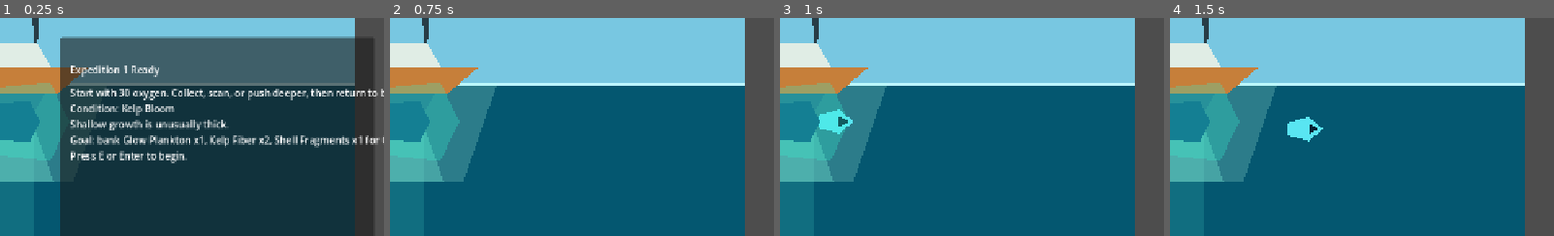
Above: before the commit, frames 1-4 (left to right).
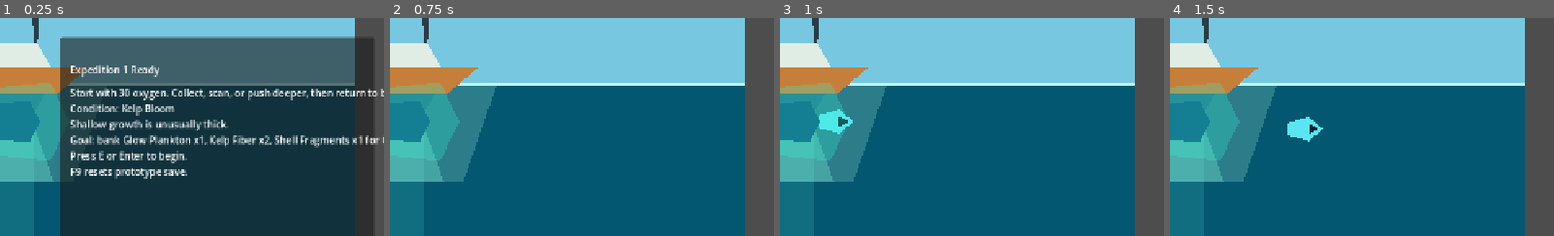
Above: after the commit, the same moments.

Repository: joeypshell/OceanGame
Game: Godot game, scene res://scenes/Main.tscn
The game is run twice, just before and just after one commit, with the same random seed, the same clock (stepped at 60 frames per second) and the same inputs.
Inputs:
- Up to frame 1 (0.25 s): no input
- Up to frame 2 (0.75 s): tap E (interact) at 0.5 s; hold D (move_right) from 0.53 s (still down); tap F (scan) at 0.6 s
- Up to frame 3 (1 s): keep holding D (move_right)
- Up to frame 4 (1.5 s): release D (move_right) at 1.28 s; hold S (move_down) from 1.28 s (still down); tap E (interact) at 1.35 s
The pictures show only the part of the screen within x 49-99%, y 0-50%; the shares and areas given below are measured in that part.

The runs differ from the first frame. In frame 1, 0.8% of the frame differs, in the area x 18-49%, y 68-74%; in frame 2, nothing differs; in frame 3, nothing differs; in frame 4, nothing differs.

Commit message:
Resolve #123 add prototype save reset

Diff:
--- a/scripts/main.gd
+++ b/scripts/main.gd
@@ -158,6 +158,8 @@
 func _unhandled_input(_event: InputEvent) -> void:
 	if _event is InputEventKey and _event.pressed and not _event.echo and _event.keycode == KEY_F3:
 		_toggle_debug_telemetry()
+	elif _event is InputEventKey and _event.pressed and not _event.echo and _event.keycode == KEY_F9:
+		_reset_local_prototype_save()
 	elif Input.is_action_just_pressed("interact"):
 		if dive_session.result == DiveSessionScript.Result.READY:
 			_start_dive()
@@ -247,6 +249,23 @@
 	status_label.text = "Dive ready"
 	_update_hud()
 
+func _reset_local_prototype_save() -> void:
+	progression_state.reset()
+	_delete_progression_save()
+	_prepare_next_run()
+	player.global_position = start_position
+	player.velocity = Vector2.ZERO
+	player_in_base = true
+	last_result_summary = ""
+	upgrade_menu_feedback = ""
+	surface_tab_index = SURFACE_TAB_RESULT
+	selected_upgrade_index = 0
+	_reset_resource_pickups()
+	_sync_discovery_reveals()
+	_save_progression()
+	status_label.text = "Prototype save reset. Expedition 1 ready."
+	_update_hud()
+
 func _prepare_next_run() -> void:
 	progression_state.advance_run()
 	current_expedition_condition = ExpeditionConditionScript.condition_for_seed(progression_state.current_run_seed)
@@ -810,7 +829,7 @@
 	if dive_session.result == DiveSessionScript.Result.READY:
 		run_panel.visible = true
 		run_title_label.text = "Expedition %d Ready" % progression_state.current_run_number
-		run_summary_label.text = _format_run_summary("Start with %d oxygen. Collect, scan, or push deeper, then return to bank cargo.\n%s\n%s\nPress E or Enter to begin." % [
+		run_summary_label.text = _format_run_summary("Start with %d oxygen. Collect, scan, or push deeper, then return to bank cargo.\n%s\n%s\nPress E or Enter to begin.\nF9 resets prototype save." % [
 			ceili(dive_session.max_oxygen),
 			_format_condition_briefing(),
 			ExpeditionGoalFormatterScript.format_goal(progression_state, upgrade_definitions),
@@ -1367,3 +1386,16 @@
 		return
 
 	file.store_string(JSON.stringify(progression_state.to_save_data(), "\t"))
+
+func _delete_progression_save() -> void:
+	if not FileAccess.file_exists(PROGRESSION_SAVE_PATH):
+		return
+
+	var save_dir := DirAccess.open("user://")
+	if save_dir == null:
+		push_warning("Could not open user save directory to reset progression.")
+		return
+
+	var error := save_dir.remove("progression_save.json")
+	if error != OK:
+		push_warning("Could not delete progression save; clean save will be overwritten.")
--- a/scripts/progression_state.gd
+++ b/scripts/progression_state.gd
@@ -11,6 +11,15 @@
 var loaded_save_version := CURRENT_SAVE_VERSION
 var current_run_number := 0
 var current_run_seed := 0
+
+func reset() -> void:
+	banked_resources.clear()
+	purchased_upgrades.clear()
+	scan_discoveries.clear()
+	best_depth_reached = 0.0
+	loaded_save_version = CURRENT_SAVE_VERSION
+	current_run_number = 0
+	current_run_seed = 0
 
 func advance_run() -> void:
 	current_run_number += 1
--- a/tests/logic_tests.gd
+++ b/tests/logic_tests.gd
@@ -37,6 +37,7 @@
 	_run("extraction requirements", _test_extraction_requirements)
 	_run("oxygen failure", _test_oxygen_failure)
 	_run("upgrade affordability", _test_upgrade_affordability)
+	_run("progression reset", _test_progression_reset)
 	_run("save/load behavior", _test_save_load_behavior)
 	_run("deterministic seed generation", _test_deterministic_seed_generation)
 	_run("expedition condition selection", _test_expedition_condition_selection)
@@ -144,6 +145,27 @@
 	_expect(progression.resource_count("shell_fragments") == 0, "purchase should spend shell fragments")
 	_expect(progression.resource_count("glow_plankton") == 0, "purchase should spend glow plankton")
 	_expect(not progression.purchase_upgrade(OxygenTankUpgrade.id, OxygenTankUpgrade.resource_cost), "owned upgrade should not purchase again")
+
+func _test_progression_reset() -> void:
+	var progression := ProgressionStateScript.new()
+	progression.banked_resources = {"kelp_fiber": 3, "glow_plankton": 1}
+	progression.purchased_upgrades = {OxygenTankUpgrade.id: true}
+	progression.add_discovery("thermal_vent", "Thermal Vent", "Hot current.", "Unlocks pressure tuning.")
+	progression.record_depth(144.5)
+	progression.advance_run()
+
+	progression.reset()
+
+	_expect(progression.banked_resources.is_empty(), "reset should clear banked resources")
+	_expect(progression.purchased_upgrades.is_empty(), "reset should clear purchased upgrades")
+	_expect(progression.scan_discoveries.is_empty(), "reset should clear scan discoveries")
+	_expect(is_equal_approx(progression.best_depth_reached, 0.0), "reset should clear best depth")
+	_expect(progression.current_run_number == 0, "reset should return run counter to pre-expedition state")
+	_expect(progression.current_run_seed == 0, "reset should clear current seed")
+
+	progression.advance_run()
+	_expect(progression.current_run_number == 1, "first run after reset should be expedition 1")
+	_expect(progression.current_run_seed == 8919, "first seed after reset should match expedition 1")
 
 func _test_save_load_behavior() -> void:
 	var progression := ProgressionStateScript.new()
Not shown, changed: docs/current/GAMEPLAY.md
